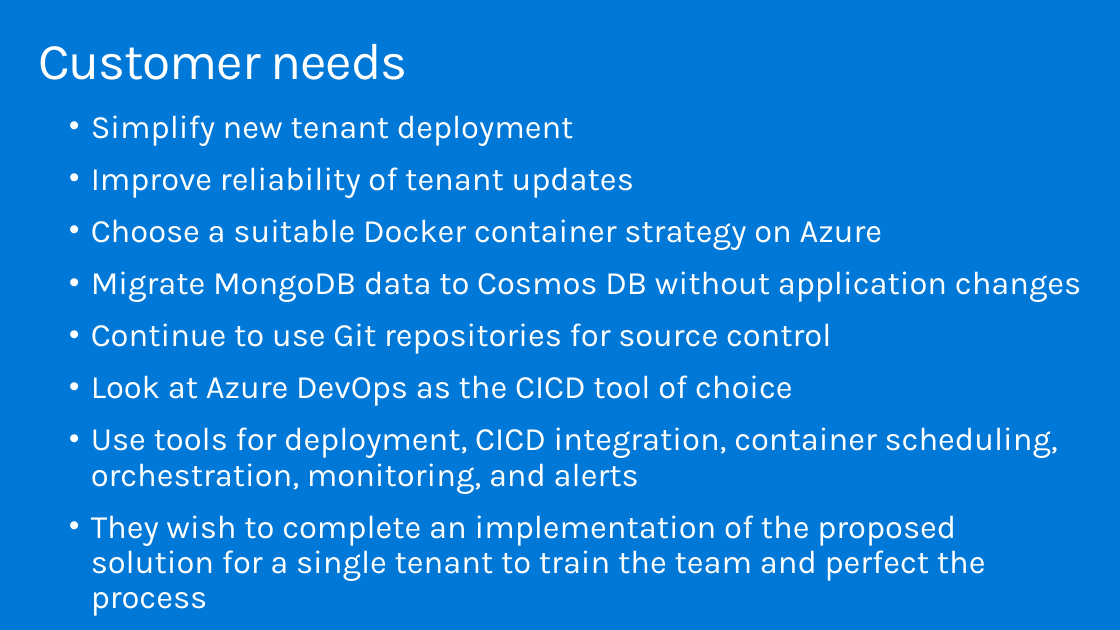
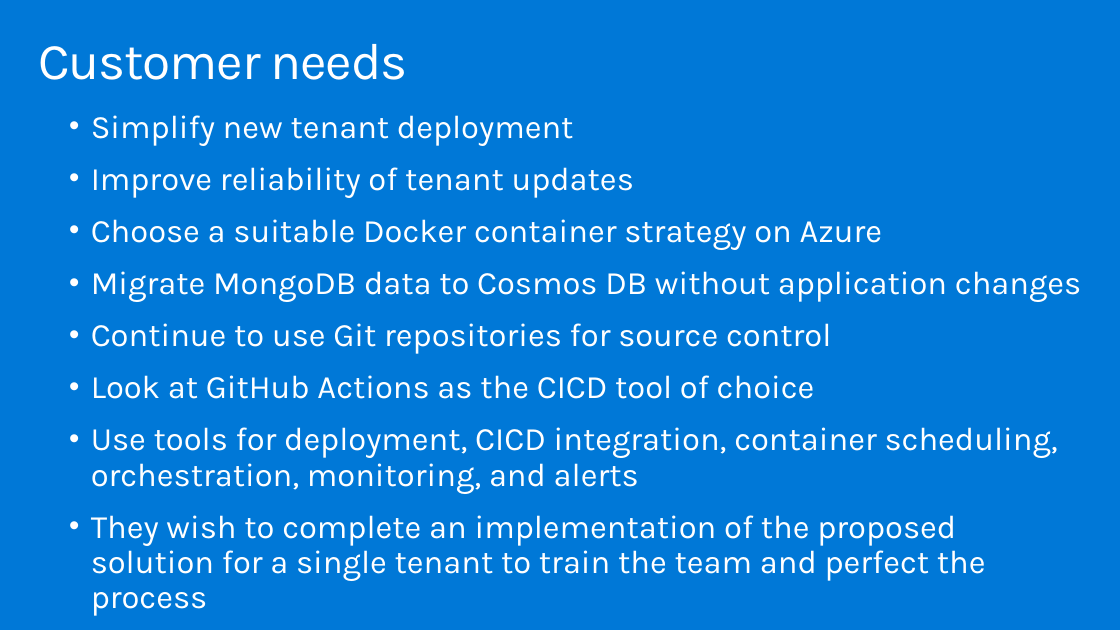
Before and after one commit to watson-enlighten/MCW-Cloud-native-applications, a slide deck: slide 10 of Whiteboard design session/WDS trainer presentation - Cloud-native applications.pptx. Drawn at 1120x630 pixels with LibreOffice and Linux fonts; fonts in the diff are those of the drawing. Boxes give left, top, right and bottom in pixels: in the first picture for what was removed or moved away, otherwise in the second. Text is boxed around its words. In the diff, an @@ line names an element or a change of style, - is before the commit and + after.

Commit message:
update student & trainer guides for GitHub Actions

```diff
--- a/Whiteboard design session/WDS trainer presentation - Cloud-native applications.pptx
+++ b/Whiteboard design session/WDS trainer presentation - Cloud-native applications.pptx
@@ text at box(91, 375, 815, 399): text changed @@
-  • Look at Azure DevOps as the CICD tool of choice
+  • Look at GitHub Actions as the CICD tool of choice
```
Also in this commit, not shown: 2 other files.
